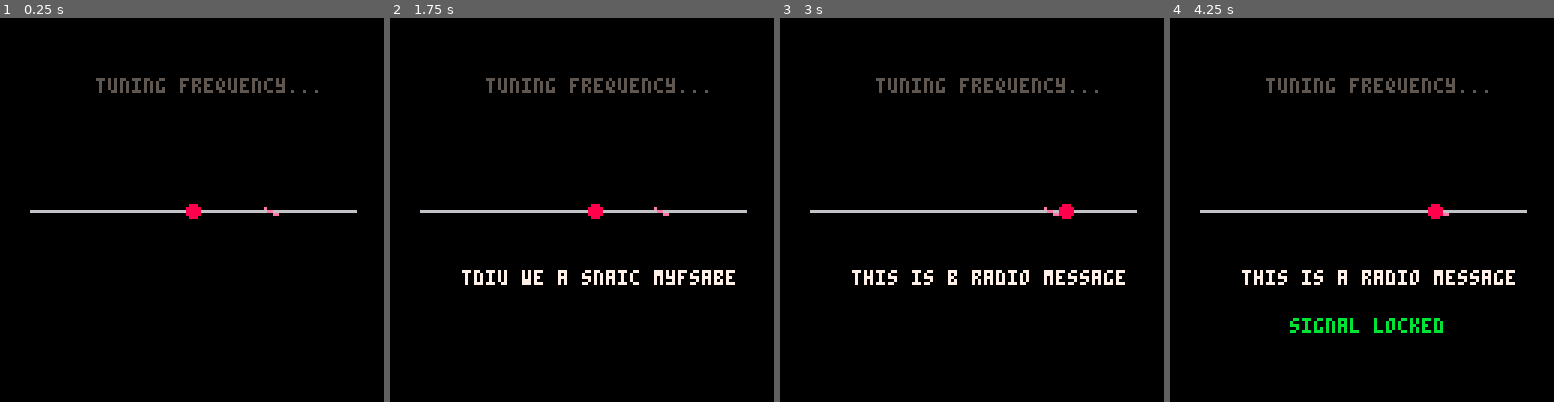
Above: before the commit, frames 1-4 (left to right).
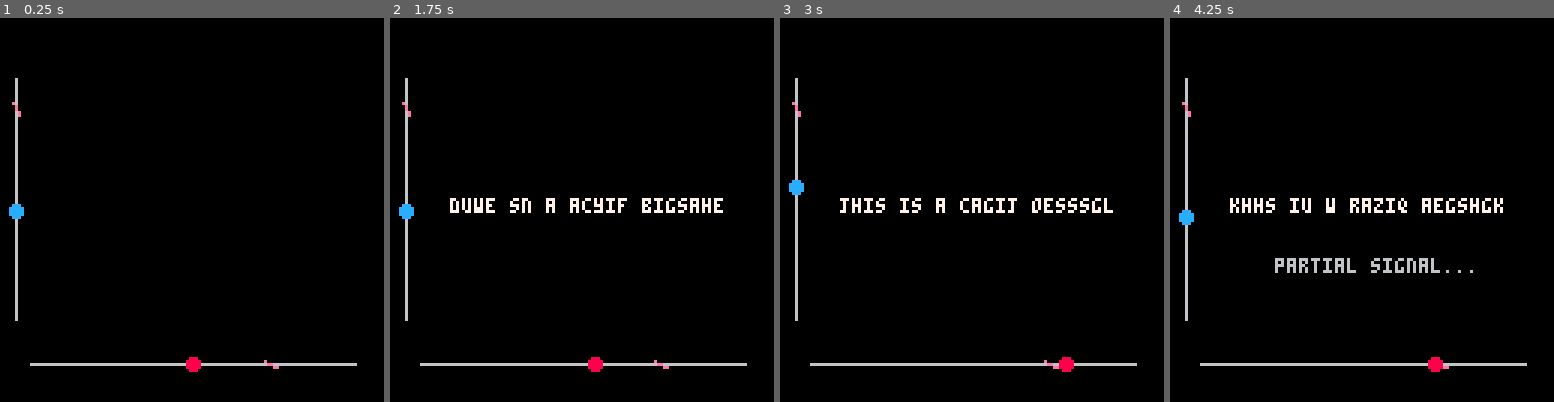
Above: after the commit, the same moments.

Repository: mamoru-miyagawa/pico8_prototypes
Game: PICO-8 cartridge radio_scramble/radio_scramble.p8
Same seed, same stepped clock (60 frames per second), same inputs: the game is played once before the commit and once after it.
Inputs:
- Up to frame 1 (0.25 s): no input
- Up to frame 2 (1.75 s): hold Right from 1.6 s (still down)
- Up to frame 3 (3 s): release Right at 2.1 s; hold Up 2.15-2.42 s; hold Right from 2.47 s (still down)
- Up to frame 4 (4.25 s): release Right at 3.03 s; hold Left 3.08-3.58 s; hold Down 3.63-3.97 s; hold Right from 4.02 s (still down)

The runs differ from the first frame. In frame 1, 3.1% of the frame differs, in the area x 2-93%, y 15-93%; in frame 2, 5.1%; in frame 3, 5.0%; in frame 4, 6.5%.

Commit message:
Add files via upload

Diff:
--- a/radio_scramble/radio_scramble.p8
+++ b/radio_scramble/radio_scramble.p8
@@ -1,63 +1,71 @@
 pico-8 cartridge // http://www.pico-8.com
 version 43
 __lua__
--- radio scramble prototype --
+-- split-axis radio prototype --
 
 function _init()
-  -- 1. configuration
   msg = "this is a radio message"
-  target = 90      -- where the signal is clear
-  precision = 2    -- pixel perfect range
-  falloff = 45     -- how far the signal reaches (spread)
-
-  -- 2. state variables
-  cursor = 64
+  target_x = 90
+  target_y = 30
+  precision = 2
+  falloff = 45
+
+  cursor_x = 64
+  cursor_y = 64
+
   scramble_timer = 0
-  scramble_speed = 4 -- higher is slower/less frenetic
+  scramble_speed = 4
   display_msg = ""
 
-  -- characters used for interference
   symbols = "abcdefghijklmnopqrstuvwxyz"
 end
 
 function _update()
-  -- slider movement
   local moving = false
-  if btn(0) then cursor -= 1 moving = true end
-  if btn(1) then cursor += 1 moving = true end
-  cursor = mid(0, cursor, 127)
-
-  -- calculate distance and interference level
-  local dist = abs(cursor - target)
-
-  -- interference: 0.0 (perfect) to 1.0 (pure noise)
-  -- we calculate this based on our falloff range
-  local interference = mid(0, dist / falloff, 1)
-
-  -- scramble logic
+  if btn(0) then cursor_x -= 1 moving = true end
+  if btn(1) then cursor_x += 1 moving = true end
+  if btn(2) then cursor_y -= 1 moving = true end
+  if btn(3) then cursor_y += 1 moving = true end
+
+  cursor_x = mid(10, cursor_x, 118)
+  cursor_y = mid(10, cursor_y, 118)
+
+  local dist_x = abs(cursor_x - target_x)
+  local dist_y = abs(cursor_y - target_y)
+
+  local inter_x = mid(0, dist_x / falloff, 1)
+  local inter_y = mid(0, dist_y / falloff, 1)
+
   scramble_timer += 1
   if scramble_timer >= scramble_speed then
     scramble_timer = 0
-
     local new_str = ""
+
     for i=1, #msg do
       local char = sub(msg, i, i)
 
-      -- logic:
-      -- 1. spaces never scramble
-      -- 2. if moving, chance to scramble based on distance
-      -- 3. if not moving, keep the current character (frozen scramble)
       if char != " " then
+        -- determine which slider "owns" this character
+        local interference = 0
+        local dist = 0
+
+        if i % 2 == 0 then
+          interference = inter_x
+          dist = dist_x
+        else
+          interference = inter_y
+          dist = dist_y
+        end
+
+        -- apply scramble based on that slider's interference
         if moving and rnd(1) < interference then
-          -- pick a random junk character
           local r = flr(rnd(#symbols)) + 1
           new_str ..= sub(symbols, r, r)
         elseif not moving and dist > precision then
-          -- stay scrambled if we stopped outside the sweet spot
-          -- (prevents it from snapping to clear just because we stopped)
+          -- keep current junk if not in the sweet spot
           new_str ..= sub(display_msg, i, i)
         else
-          -- show the real character
+          -- slider is in the sweet spot for this letter!
           new_str ..= char
         end
       else
@@ -71,30 +79,27 @@
 function _draw()
   cls()
 
-  -- draw ui
-  print("tuning frequency...", 32, 20, 5)
-
-  -- draw slider bar
-  line(10, 64, 118, 64, 6) -- gray track
-
-  -- draw the sweet spot (dim indicator)
-  line(target-2, 63, target+2, 65, 14)
-
-  -- draw cursor
-  circfill(cursor, 64, 2, 8) -- red dot
-
-  -- change text color based on signal strength
-  local dist = abs(cursor - target)
-  local col = 7 -- white (perfect)
- -- if dist > precision then col = 6 end -- light gray (fuzzy)
- -- if dist > 20 then col = 5 end        -- dark gray (weak)
-
-  -- print the message
-  print(display_msg, 24, 84, col)
-
-  -- feedback text
-  if dist <= precision then
-    print("signal locked", 40, 100, 11)
+  -- draw sliders
+  line(10, 115, 118, 115, 6)
+  line(target_x-2, 114, target_x+2, 116, 14)
+  circfill(cursor_x, 115, 2, 8)
+
+  line(5, 20, 5, 100, 6)
+  line(4, target_y-2, 6, target_y+2, 14)
+  circfill(5, cursor_y, 2, 12) -- blue for y
+
+  -- visual feedback: text color based on total lock
+  local dx = abs(cursor_x - target_x)
+  local dy = abs(cursor_y - target_y)
+  local col = 7
+  if dx <= precision and dy <= precision then col = 11 end
+
+  print(display_msg, 20, 60, col)
+
+  if dx <= precision and dy <= precision then
+    print("full signal acquired", 28, 80, 11)
+  elseif dx <= precision or dy <= precision then
+    print("partial signal...", 35, 80, 6)
   end
 end
 __gfx__
Not shown, changed: radio_scramble/radio_scramble.html
Not shown, changed: radio_scramble/radio_scramble.js
